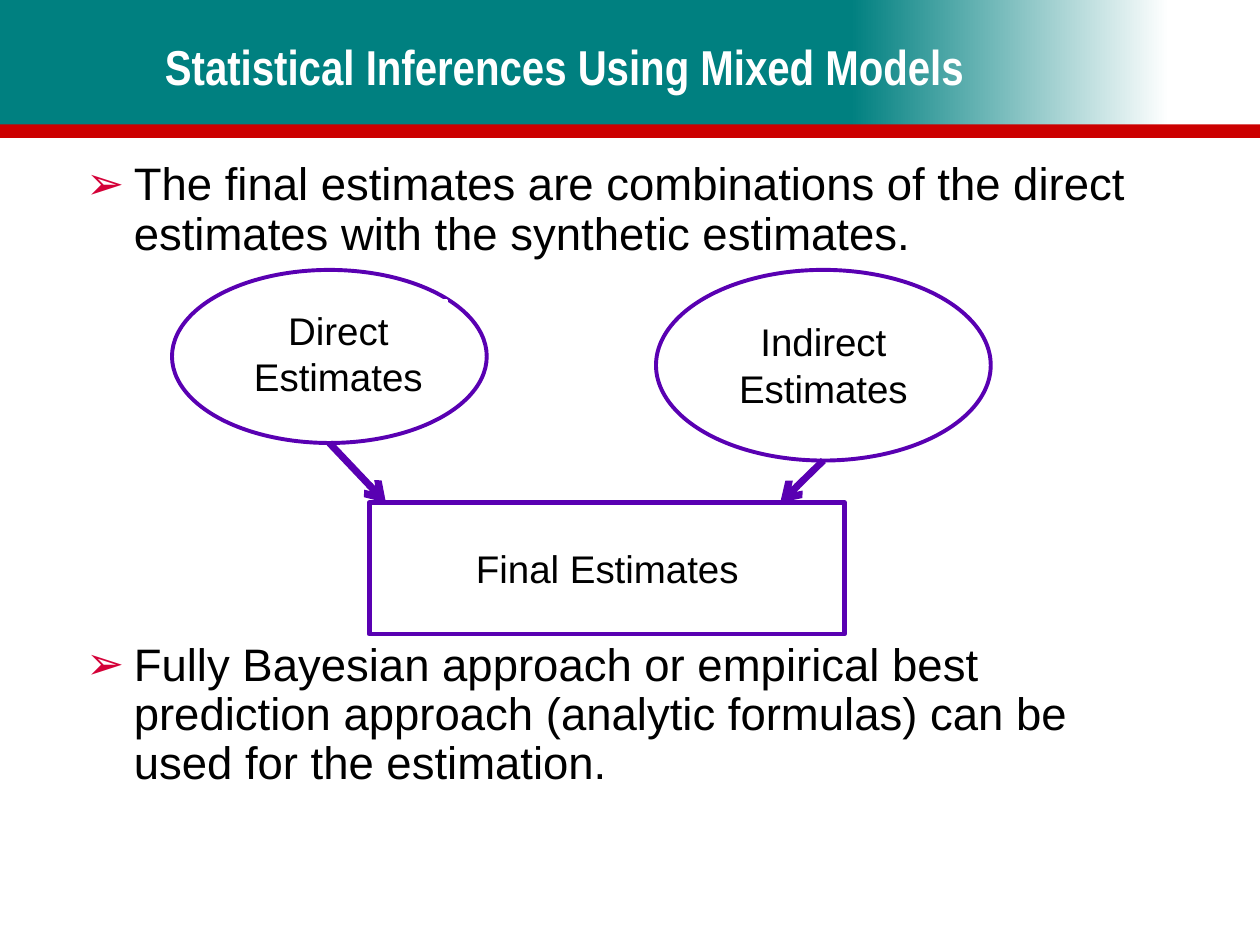
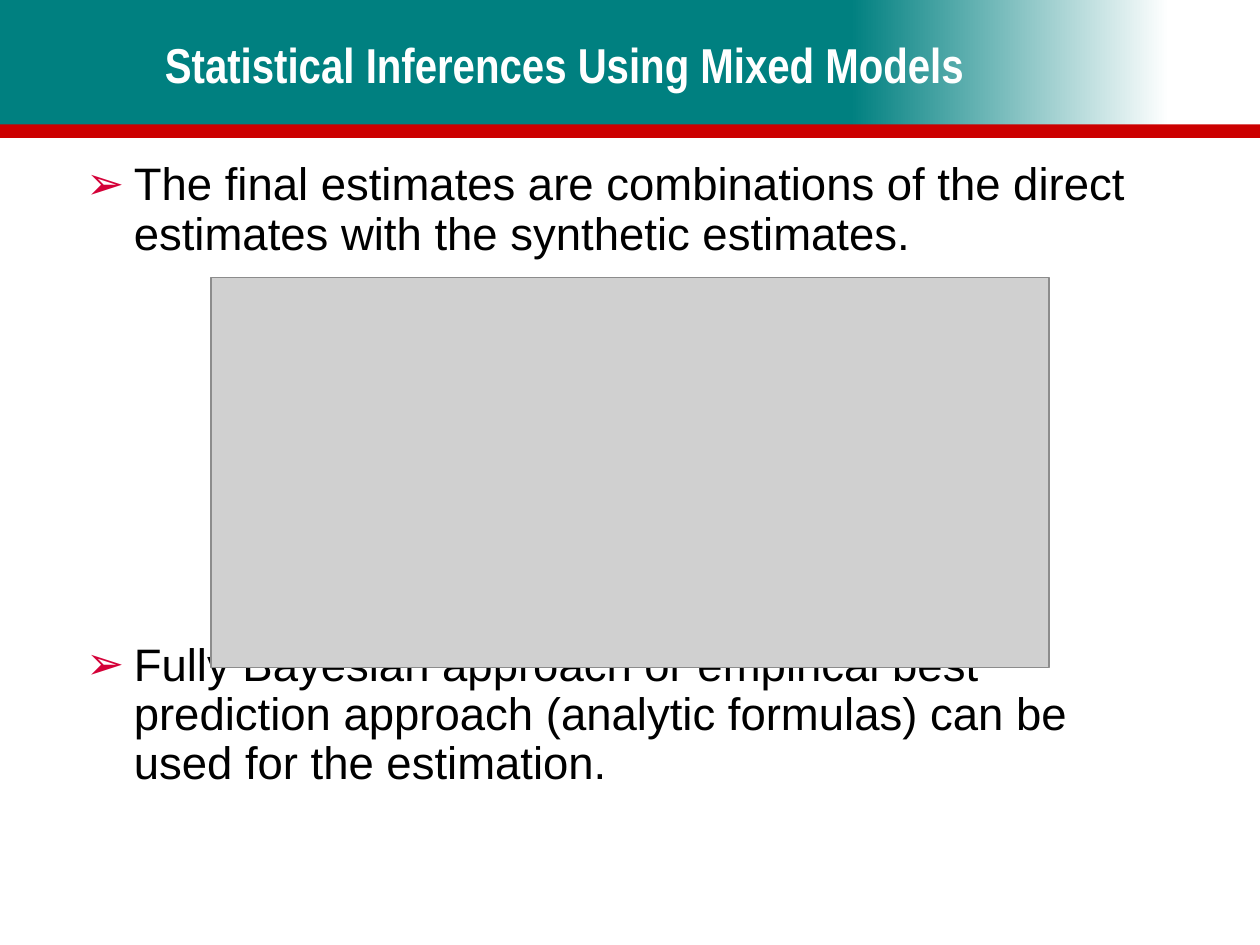
Before and after one commit to CBIIT/cancer_control_website, a slide deck: slide 5 of brp/tcrb/tus-cps/Liu-TUSCPS-TCRB2018.pptx. Drawn at 1260x945 pixels with LibreOffice and Linux fonts; fonts in the diff are those of the drawing; grey boxes stand for pictures; background and template pictures are left out. Boxes give left, top, right and bottom in pixels: in the first picture for what was removed or moved away, otherwise in the second. Text is boxed around its words. In the diff, an @@ line names an element or a change of style, - is before the commit and + after.

```diff
--- a/brp/tcrb/tus-cps/Liu-TUSCPS-TCRB2018.pptx
+++ b/brp/tcrb/tus-cps/Liu-TUSCPS-TCRB2018.pptx
@@ ellipse removed at (171,270,486,442) @@
@@ picture added at (212,277,1050,668) @@
@@ ellipse removed at (656,270,992,460) @@
@@ rectangle removed at (231,300,446,406) @@
-Direct Estimates
@@ rectangle removed at (716,312,931,418) @@
-Indirect Estimates
@@ arrow removed from (329, 444) to (386, 503) @@
@@ arrow removed from (823, 461) to (780, 503) @@
@@ rectangle removed at (369,503,844,634) @@
@@ rectangle removed at (446,538,769,597) @@
-Final Estimates
```
Also in this commit, not shown: 3 other slides changed, 44 other files.
